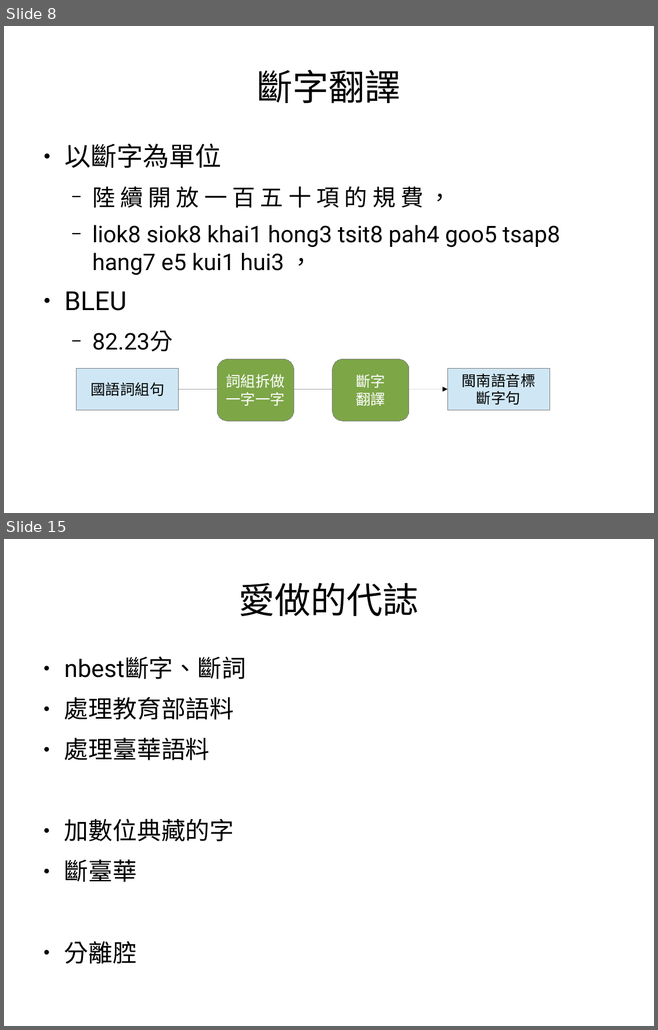
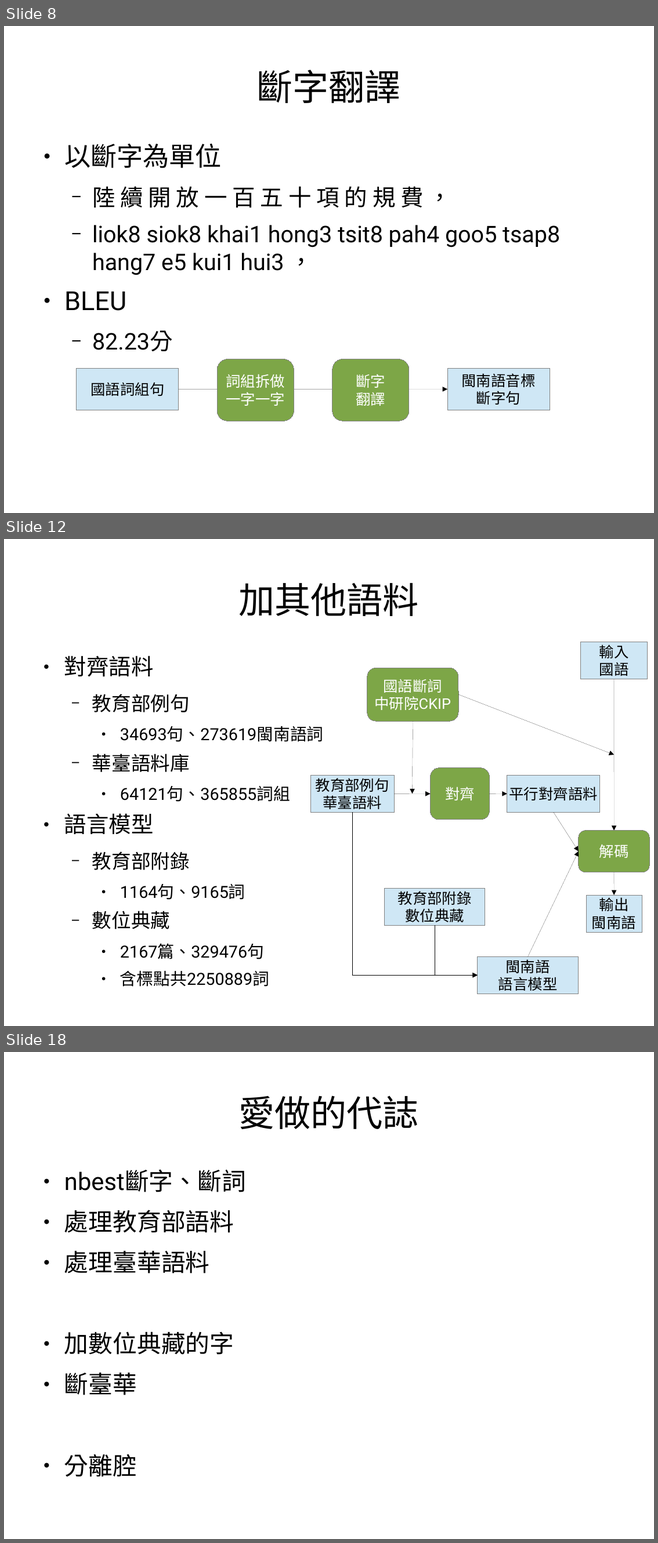
Before and after one commit to sih4sing5hong5/po3-ko3_tau5-iann2-phinn3, a slide deck: 翻譯報告.odp. Shown one above the other, each under a label of ours: slides 8 and 15 before the commit, slides 8, 12 and 18 after it; the slides between them are not shown. The pictures are 658x1030 and 658x1543 pixels, drawn with LibreOffice and Linux fonts; fonts in the diff are those of the drawing. Boxes give left, top, right and bottom in pixels: in the first picture for what was removed or moved away, otherwise in the second. Text is boxed around its words. In the diff, an @@ line names an element or a change of style, - is before the commit and + after.

```diff
--- a/翻譯報告.odp
+++ b/翻譯報告.odp
@@ slide 12 added at box(4, 539, 654, 1026), background #FFFFFF @@
@@ title added at box(239, 583, 419, 616), 44 pt, text #000000 @@
+加其他語料
@@ rectangle added at box(581, 642, 647, 679), fill #CFE7F5, outline #808080 0 pt, 18 pt, text #000000 @@
+輸入
+國語
@@ text added at box(64, 656, 324, 987), 20.4 pt, text #000000 @@
+● 對齊語料
+  − 教育部例句
+    ● 34693句、273619閩南語詞
+  − 華臺語料庫
+    ● 64121句、365855詞組
+● 語言模型
+  − 教育部附錄
+    ● 1164句、9165詞
+  − 數位典藏
+    ● 2167篇、329476句
+    ● 含標點共2250889詞
@@ rounded rectangle added at box(367, 668, 459, 722), fill #7DA647, outline #808080 0 pt, 18 pt, text #FFFFFF @@
+國語斷詞
+中研院CKIP
@@ arrow added from (459, 694) to (614, 755), #000000 0 pt @@
@@ arrow added from (614, 679) to (614, 831), #000000 0 pt @@
@@ arrow added from (412, 721) to (412, 794), #000000 0 pt @@
@@ rectangle added at box(310, 776, 394, 813), fill #CFE7F5, outline #808080 0 pt, 18 pt, text #000000 @@
+教育部例句
+華臺語料
@@ rounded rectangle added at box(430, 768, 489, 820), fill #7DA647, outline #808080 0 pt, 18 pt, text #FFFFFF @@
+對齊
@@ rectangle added at box(507, 776, 599, 813), fill #CFE7F5, outline #808080 0 pt, 18 pt, text #000000 @@
+平行對齊語料
@@ arrow added from (394, 794) to (430, 794), #000000 0 pt @@
@@ arrow added from (489, 794) to (507, 794), #000000 0 pt @@
@@ elbow arrow added from (353, 813) to (477, 975), #000000 0 pt @@
@@ arrow added from (553, 813) to (578, 852), #000000 0 pt @@
@@ rounded rectangle added at box(578, 831, 649, 873), fill #7DA647, outline #808080 0 pt, 18 pt, text #FFFFFF @@
+解碼
@@ arrow added from (528, 957) to (578, 852), #000000 0 pt @@
@@ arrow added from (614, 872) to (614, 895), #000000 0 pt @@
@@ rectangle added at box(384, 889, 485, 926), fill #CFE7F5, outline #808080 0 pt, 18 pt, text #000000 @@
+教育部附錄
+數位典藏
@@ rectangle added at box(586, 895, 641, 932), fill #CFE7F5, outline #808080 0 pt, 18 pt, text #000000 @@
+輸出
+閩南語
@@ elbow arrow added from (435, 926) to (477, 975), #000000 0 pt @@
@@ rectangle added at box(477, 957, 578, 994), fill #CFE7F5, outline #808080 0 pt, 18 pt, text #000000 @@
+閩南語
+語言模型
@@ what was slide 15 is now slide 18 @@
```
Also in this commit, not shown: 8 slides changed, 4 other slides added.
